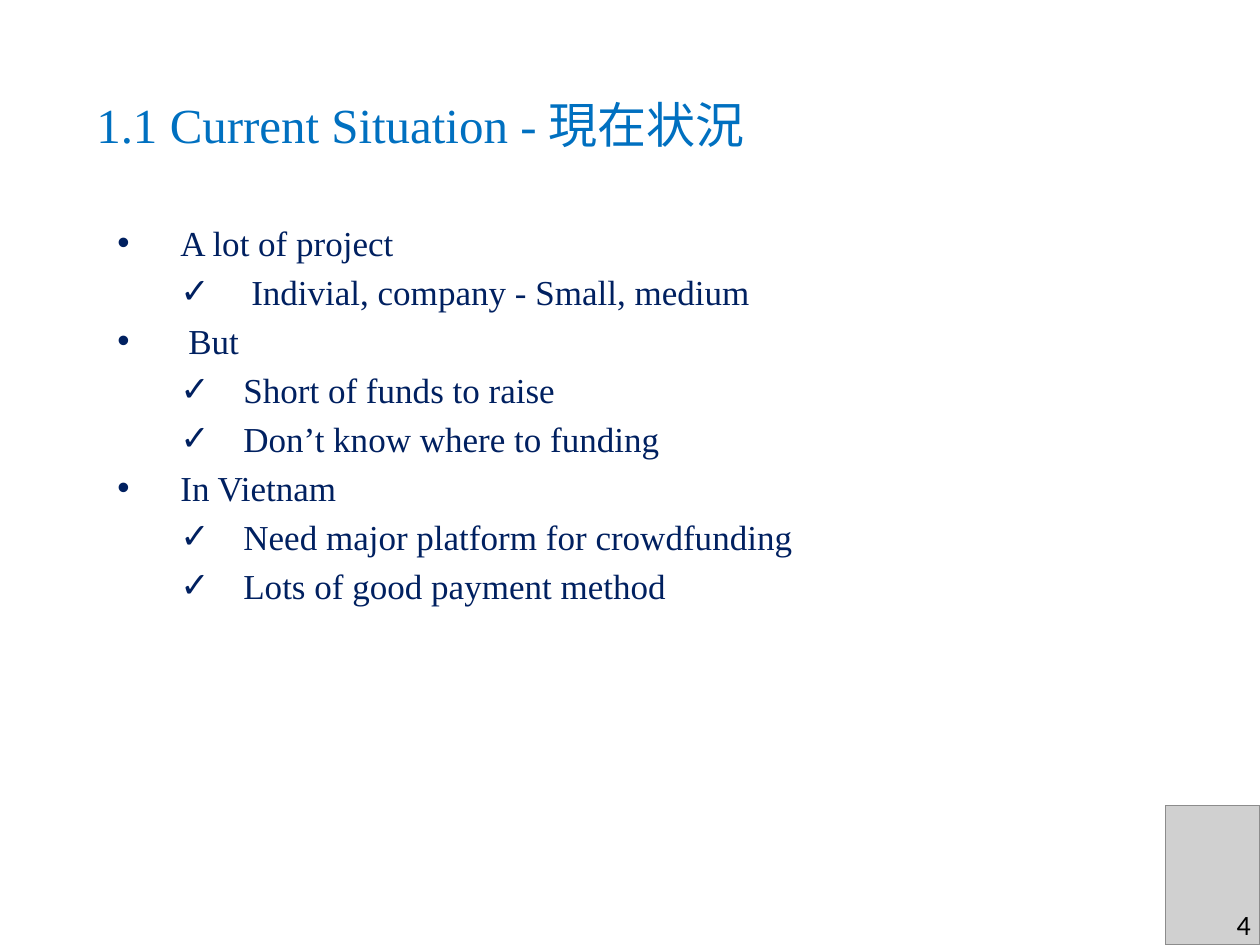
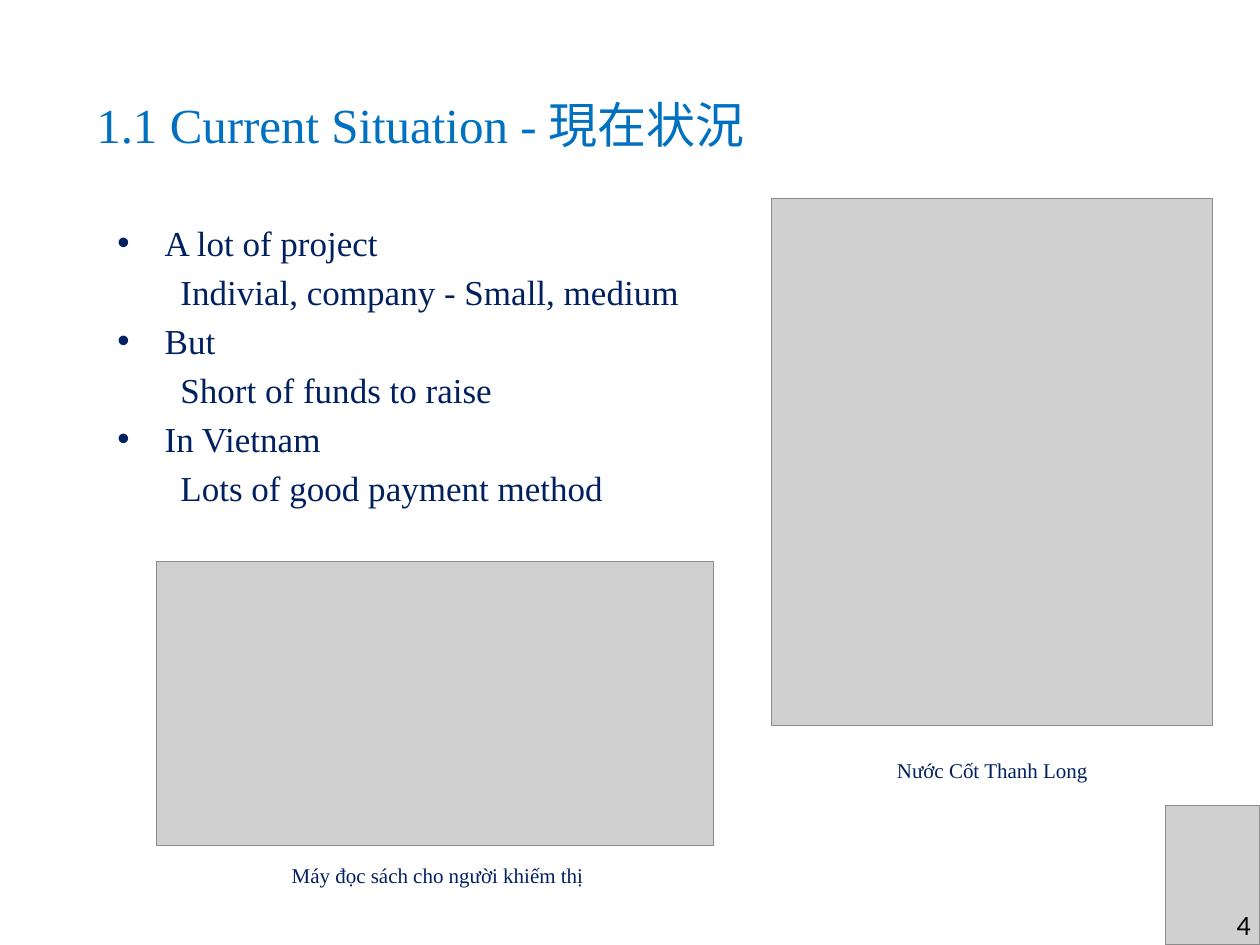
Before and after one commit to sangnvus/2015FALLJS01, a slide deck: slide 7 of WIP/Documents/Report 6/DDL_Slide_v1.2.pptx. Drawn at 1260x945 pixels with LibreOffice and Linux fonts; fonts in the diff are those of the drawing; grey boxes stand for pictures; background and template pictures are left out. Boxes give left, top, right and bottom in pixels: in the first picture for what was removed or moved away, otherwise in the second. Text is boxed around its words. In the diff, an @@ line names an element or a change of style, - is before the commit and + after.

```diff
--- a/WIP/Documents/Report 6/DDL_Slide_v1.2.pptx
+++ b/WIP/Documents/Report 6/DDL_Slide_v1.2.pptx
@@ picture added at <box>771,198,1212,724</box> @@
@@ text "A lot of project" at <box>165,231,679,508</box>: indent changed; bullet ✓ to none @@
@@ text at <box>243,427,659,459</box>: paragraph removed @@
-  ✓ Don’t know where to funding
@@ text at <box>243,525,793,557</box>: paragraph removed @@
-  ✓ Need major platform for crowdfunding
@@ picture added at <box>156,562,713,845</box> @@
@@ text added at <box>897,762,1087,783</box>, 12 pt, text #002060 @@
+Nước Cốt Thanh Long
@@ text added at <box>292,867,583,888</box>, 12 pt, text #002060 @@
+Máy đọc sách cho người khiếm thị
```
Also in this commit, not shown: 12 other slides changed, 1 slide removed.
